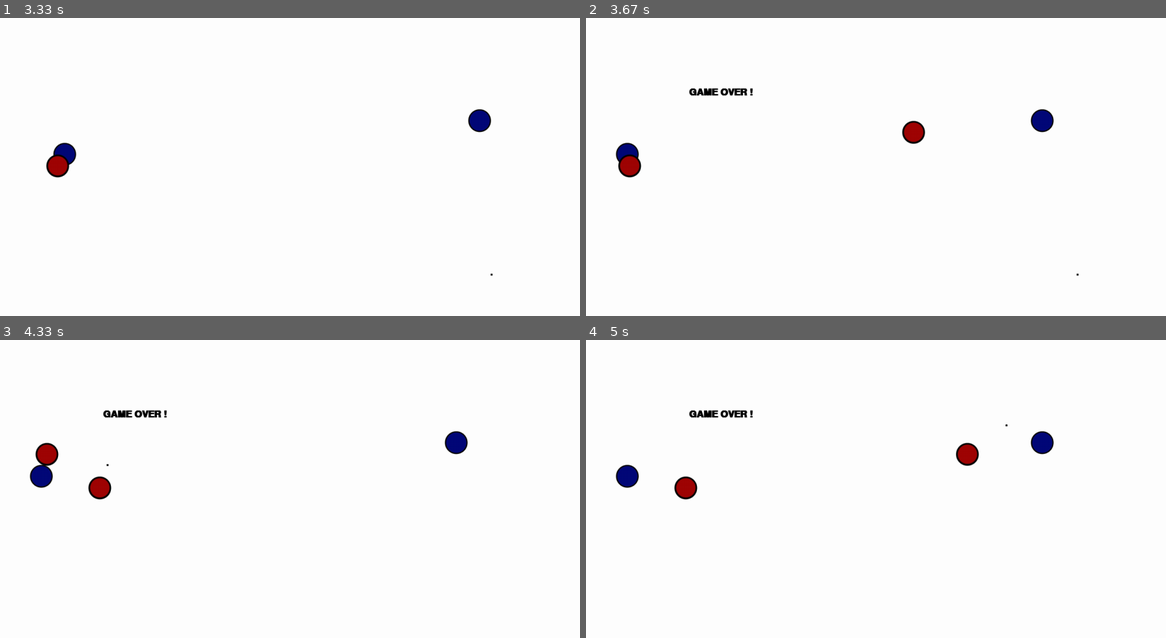
Above: before the commit, frames 1-4 (two rows, left to right).
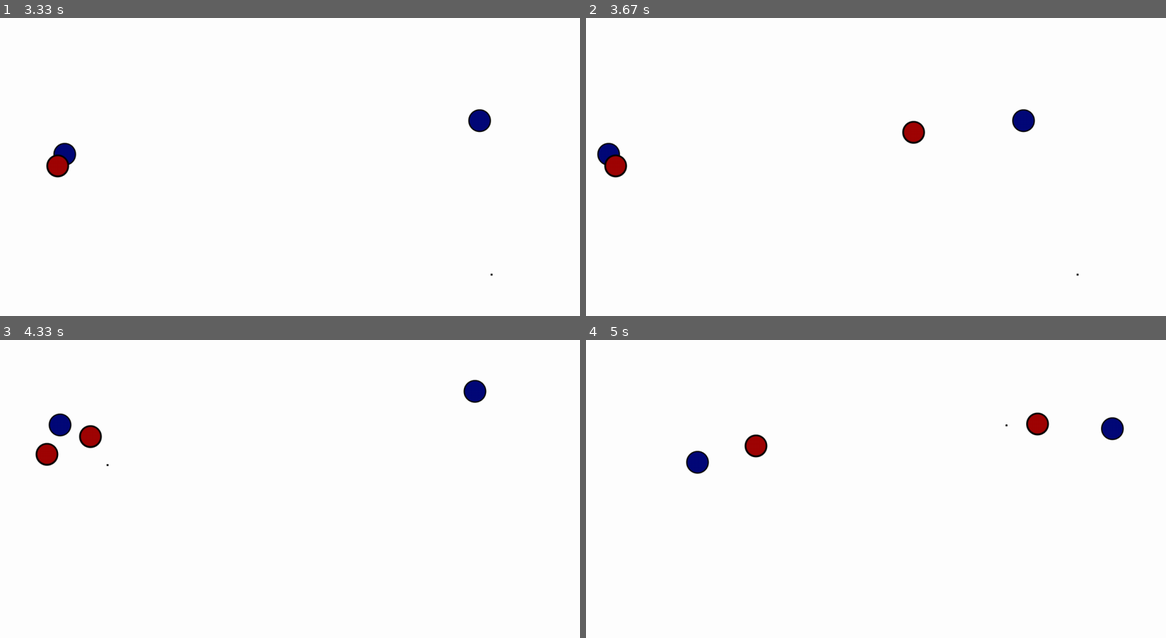
Above: after the commit, the same moments.

Repository: fanagiannis/DECK-COMMANDER
Game: pygame game, started from Game.py
Two runs of this game, one before a commit and one after it. Both use one fixed random seed, a clock stepped at 60 frames per second and the inputs below.
Inputs (mouse positions are in pixels of both pictures, inside the frame that each line leads up to):
- Up to frame 1 (3.33 s): right-click (150, 187) at 0.38 s; hold Right 0.67-1.13 s; hold D 0.67-1.13 s; click (348, 259) at 0.75 s; hold Up 1.17-1.47 s; hold W 1.17-1.47 s; click (377, 68) at 1.25 s; right-click (81, 175) at 1.55 s; hold Right 1.83-2.3 s; hold D 1.83-2.3 s; click (261, 274) at 1.92 s; hold Left 2.33-2.87 s; hold A 2.33-2.87 s; click (272, 128) at 2.42 s; hold Down 2.9-3.2 s; hold S 2.9-3.2 s; click (208, 116) at 2.98 s; hold Left from 3.23 s (still down); hold A from 3.23 s (still down); tap Space at 3.3 s; click (493, 274) at 3.32 s
- Up to frame 2 (3.67 s): tap Right Shift at 3.38 s; tap Space at 3.6 s; release Left at 3.63 s; release A at 3.63 s
- Up to frame 3 (4.33 s): hold Up 3.67-4.03 s; hold W 3.67-4.03 s; tap Space at 3.73, 4.13 s; click (498, 480) at 3.75 s; hold Right from 4.07 s (still down); hold D from 4.07 s (still down); click (104, 465) at 4.15 s
- Up to frame 4 (5 s): tap Space at 4.43, 4.8 s; release Right at 4.7 s; release D at 4.7 s; hold Down from 4.73 s (still down); hold S from 4.73 s (still down); click (1003, 426) at 4.82 s; tap Right Shift at 4.88 s

Frame 1 is identical in both runs. In frame 2, 1.4% of the frame differs, in the area x 1-81%, y 23-54%; in frame 3, 1.7%; in frame 4, 2.2%, in the area x 5-93%, y 23-54%.

Commit message:
0.4.2 code overhaul1

Diff:
--- a/Game.py
+++ b/Game.py
@@ -8,17 +8,7 @@
 
 pygame.init()
 
- #+++++PATHS+++++
-
-link_pc="H:\\My Drive\\Drive fanagiannis\\ΠΜΣ\\ΜΑΘΗΜΑΤΑ\\PYTHON"
-link_laptop="G:\\Το Drive μου\\Drive fanagiannis\\ΠΜΣ\\ΜΑΘΗΜΑΤΑ\\PYTHON"
-link_op=link_pc
-
 pygame.display.set_caption("(Local) Two Player Collision Game")
-
-
-#+++++FUNCTIONS+++++
-
 
 
     #+++++COLORS+++++
@@ -33,18 +23,7 @@
 display_width=1240
 display_height=720
 display_window= pygame.display.set_mode((display_width,display_height))
-
 display_center=((display_width-(display_width/2)),(display_height-(display_height/2)))
-
-
-
-    #+++++COUNTERS+++++
-
-Players=[]
-SpawnPoints=[(160,220),(1060,220),(1060,520)]
-ObjSpawnPoints=[(620,360),(390,50),(550,680),(460,360),(),(),(),(),()]
-MaxPlayers=2
-Multiplayer=True
 
     #+++++GAME OVER+++++
 font=pygame.font.SysFont(None,30,bold=True)
@@ -59,6 +38,65 @@
 player_scale=10
 enemy_scale=5
 
+#+++++FUNCTIONS+++++
+
+def game_init():
+
+
+    #PATHS
+
+    global link_op
+    link_pc="H:\\My Drive\\Drive fanagiannis\\ΠΜΣ\\ΜΑΘΗΜΑΤΑ\\PYTHON"
+    link_laptop="G:\\Το Drive μου\\Drive fanagiannis\\ΠΜΣ\\ΜΑΘΗΜΑΤΑ\\PYTHON"
+    link_op=link_pc
+    global sprite_p1,sprite_hud,sprite_hud_aim,sprite_enemy
+
+    sprite_hud=link_op+"\\Aim.png"
+    sprite_hud_aim=link_op+"\\Aim2.png"
+    sprite_enemy=link_op+"\\Enemy.png"
+    sprite_p1=link_op+"\\Player.png"
+
+    map1="D:\\ΦΩΤΟ\\darksouls.jpg"
+    map2="D:\\ΦΩΤΟ\\Rodos.jpg"
+
+    #COUNTERS
+
+    global Players,SpawnPoints,ObjSpawnPoints,MaxPlayers,Multiplayer
+    Players=[]
+    SpawnPoints=[(160,220),(1060,220),(1060,520)]
+    ObjSpawnPoints=[(620,360),(390,50),(550,680),(460,360),(),(),(),(),()]
+    MaxPlayers=2
+    Multiplayer=True
+
+    #PLAYERS
+
+    global P,P2
+
+    P=Player()
+    set_players(P)
+    if Multiplayer:
+        P2=Player()
+        set_players(P2)
+
+    #BULLETS
+
+    global bullet,bullet2
+    bullet_width=32
+    bullet_height=32
+    bullet_posx=P.rect.centerx
+    bullet_posy=P.rect.centery
+    bullet_speed=15
+
+    bullet = Projectile(bullet_width,bullet_height,bullet_posx,bullet_posy,bullet_speed)
+    bullet2 = Projectile(bullet_width,bullet_height,bullet_posx,bullet_posy,bullet_speed)
+
+    #HUD
+
+    global HUD_AIM
+
+    HUD_AIM=Aim()
+
+    pygame.mouse.set_visible(False)
 
 def find_mouse_pos():
     mouse_pos=pygame.mouse.get_pos()
@@ -93,7 +131,7 @@
 class Projectile(pygame.sprite.Sprite):
     def __init__(self,posx,posy,width,height,speed):
         super().__init__()
-        self.image = pygame.image.load(link_op+"\\Enemy.png")
+        self.image = pygame.image.load(sprite_enemy)
         self.rect=self.image.get_rect()
         self.rect.center=(posx,posy)
         self.x=posx
@@ -106,15 +144,13 @@
     def fire(self):
         if self.fired:
             display_window.blit(self.image,(self.x,self.y))
-    def get_proj_rect(self):
-        return self.rect
 
 #AIM
 
 class Aim(pygame.sprite.Sprite):
     def __init__(self):
         super().__init__()
-        self.image = pygame.image.load(link_op+"\\Aim.png")
+        self.image = pygame.image.load(sprite_hud)
         self.rect=self.image.get_rect()
         self.rect.center=find_mouse_pos()
         self.IsAiming=False
@@ -126,26 +162,23 @@
     def aiming(self,surface,Player):
         if self.IsAiming==False:
             print("AIM")
-            self.image = pygame.image.load(link_op+"\\Aim2.png")
+            self.image = pygame.image.load(sprite_hud_aim)
             Player.speed=1
             self.IsAiming=True
             surface.blit(self.image,self.rect)
         elif self.IsAiming== True:
             print("NO AIM")
-            self.image = pygame.image.load(link_op+"\\Aim.png")
+            self.image = pygame.image.load(sprite_hud)
             Player.speed=5
             self.IsAiming=False
             surface.blit(self.image,self.rect)
 
-
-
-
 #ENEMY
 
 class Enemy(pygame.sprite.Sprite):
     def __init__(self):
         super().__init__()
-        self.image = pygame.image.load(link_op+"\\Enemy.png")
+        self.image = pygame.image.load(sprite_enemy)
         self.rect=self.image.get_rect()
         self.rect.center=(random.randrange(320,display_width-320),random.randrange(40,display_height-40)) #randomise
         self.speed=5
@@ -161,14 +194,12 @@
     def spawn(self,surface):
         surface.blit(self.image,self.rect)
 
-
-
 #PLAYER
 
 class Player(pygame.sprite.Sprite):
     def __init__(self):
         super().__init__()
-        self.image = pygame.image.load(link_op+"\\Player.png")
+        self.image = pygame.image.load(sprite_p1)
         self.rect=self.image.get_rect()
         self.rect.center=SpawnPoints[len(Players)]
         self.name="Player"
@@ -263,33 +294,7 @@
     def spawn(self,surface):
         surface.blit(self.image,self.rect)
 
-#init_game()
-
-map1="D:\\ΦΩΤΟ\\darksouls.jpg"
-map2="D:\\ΦΩΤΟ\\Rodos.jpg"
-
-P=Player()
-
-set_players(P)
-if Multiplayer:
-    P2=Player()
-    set_players(P2)
-
-bullet_width=32
-bullet_height=32
-bullet_posx=P.rect.centerx
-bullet_posy=P.rect.centery
-bullet_speed=15
-
-
-bullet = Projectile(bullet_width,bullet_height,bullet_posx,bullet_posy,bullet_speed)
-bullet2 = Projectile(bullet_width,bullet_height,bullet_posx,bullet_posy,bullet_speed)
-
-
-HUD_AIM=Aim()
-
-pygame.mouse.set_visible(False)
-
+game_init()
 
 while True:
 
@@ -344,10 +349,10 @@
     #GAME OVER
 
     if Multiplayer:
-        if P.check_collision_Object(bullet2.rect):
+        if pygame.sprite.collide_rect(P,bullet2):
             message("GAME OVER ! ",color_black,220,150)
-            print ("hit")
-
+            P.stop(),P2.stop()
+            #print ("hit")
 
     #SPAWN
 
@@ -362,5 +367,4 @@
     bullet2.fire()
 
     pygame.display.update()
-
     game_fps.tick(FPS)
